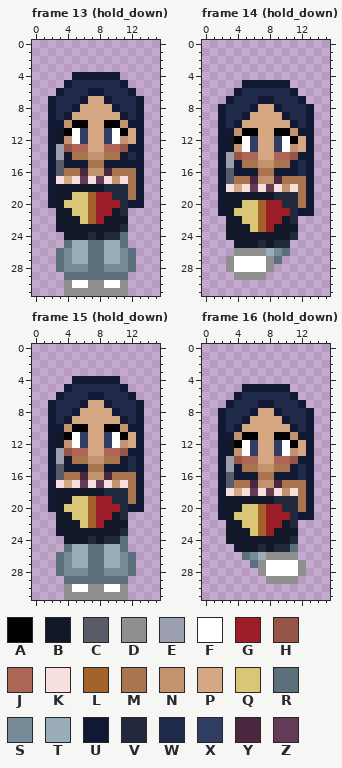
Edited in one commit: pixel-art file (art/player_demo.aseprite). Above is the file before it was changed.
16x32 pixels, 24 frames. Shown: frame 13 (hold_down), frame 14 (hold_down), frame 15 (hold_down), frame 16 (hold_down). The commit also changed other frames, which this record leaves out.
Visible layers, top first: "emf", "body".
Palette (. is transparent): A #000000  B #131829  C #585c68  D #8f8f8f  E #9a9ead  F #ffffff  G #9c1d28  H #975547  J #ad6556  K #f7dfdf  L #a26229  M #aa754e  N #c3936f  P #d6a783  Q #d9c777  R #5c707b  S #768b97  T #9badb7  U #101834  V #23293c  W #1f294a  X #313d63  Y #4a273f  Z #633b56
Pixels before, frame 13 (hold_down), first column x 2:
 4 ...UUUUUU...
 5 ..UWWWWWWU..
 6 .UWWWUUWWWU.
 7 UWWWUPPUWWWU
 8 UWWUPPPPUWWU
 9 UWUPPPPPPUWU
10 UUNAAPPAANUU
11 UBAFXPPXFAPU
12 UBNFXPPXFNPU
13 UEHJJPPJJHUU
14 UEUMMNNMMUWU
15 UCUUUMMUUUUU
16 UCMMYNNYMMMU
17 UKPKZKZKNKMU
18 UBBBBBBVVVMU
19 UBBQQLGGVVMU
20 UBQQQLGGGVUU
21 .BBQQLGGBV..
22 .BBBQLGBBB..
23 .BBBBBBBBV..
24 ..BBBVBVVR..
25 ..RTTRRTTR..
26 .RSTTRRTTSR.
27 .RSTTRRTTSR.
28 .RSSSRRSSSR.
29 ..RRRRRRRR..
30 ..DFFDDFFD..
31 ..DDDDDDDD..
Pixels before, frame 14 (hold_down), first column x 2:
 5 ...UUUUUU...
 6 ..UWWWWWWU..
 7 .UWWWUUWWWU.
 8 UWWWUPPUWWWU
 9 UWWUPPPPUWWU
10 UWUPPPPPPUWU
11 UUNAAPPAANUU
12 UBAFXPPXFAPU
13 UBNFXPPXFNPU
14 UEHJJPPJJHUU
15 UEUMMNNMMUWU
16 UCUUUMMUUUWU
17 UCMMYNNYMMMU
18 UKPKZKZKNKMU
19 UBBBBBBVVVMU
20 UBBQQLGGVVMU
21 UBQQQLGGGVUU
22 .BBQQLGGBV..
23 .BBBQLGBBB..
24 .BBBBBBBBV..
25 ..BBBVBVV...
26 ..DDDDTSR...
27 .DFFFFDR....
28 .DFFFFD.....
29 ..DDDD......
Pixels before, frame 15 (hold_down), first column x 2:
 4 ...UUUUUU...
 5 ..UWWWWWWU..
 6 .UWWWUUWWWU.
 7 UWWWUPPUWWWU
 8 UWWUPPPPUWWU
 9 UWUPPPPPPUWU
10 UUNAAPPAANUU
11 UBAFXPPXFAPU
12 UBNFXPPXFNPU
13 UEHJJPPJJHUU
14 UEUMMNNMMUWU
15 UCUUUMMUUUWU
16 UCMMYNNYMMMU
17 UKPKZKZKNKMU
18 UBBBBBBVVVMU
19 UBBQQLGGVVMU
20 UBQQQLGGGVUU
21 .BBQQLGGBV..
22 .BBBQLGBBB..
23 .BBBBBBBBV..
24 ..BBBVBVVR..
25 ..RTTRRTTR..
26 .RSTTRRTTSR.
27 .RSTTRRTTSR.
28 .RSSSRRSSSR.
29 ..RRRRRRRR..
30 ..DFFDDFFD..
31 ..DDDDDDDD..
Pixels before, frame 16 (hold_down), first column x 2:
 5 ...UUUUUU...
 6 ..UWWWWWWU..
 7 .UWWWUUWWWU.
 8 UWWWUPPUWWWU
 9 UWWUPPPPUWWU
10 UWUPPPPPPUWU
11 UUNAAPPAANUU
12 UBAFXPPXFAPU
13 UBNFXPPXFNPU
14 UEHJJPPJJHUU
15 UEUMMNNMMUWU
16 UCUUUMMUUUWU
17 UCMMYNNYMMMU
18 UKPKZKZKNKMU
19 UBBBBBBVVVMU
20 UBBQQLGGVVMU
21 UBQQQLGGGVUU
22 .BBQQLGGBV..
23 .BBBQLGBBB..
24 .BBBBBBBBV..
25 ..BBBVBVVR..
26 ...RSTDDDD..
27 ....RDFFFFD.
28 .....DFFFFD.
29 ......DDDD..
Once edited:
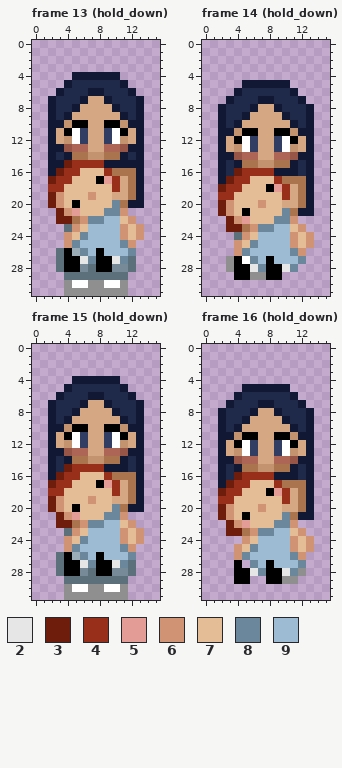
Colours new in this view: 2 #e6e6e6  3 #6e1c0b  4 #972f1a  5 #e49d96  6 #d09474  7 #e4bc96  8 #6b879c  9 #9dbcd3
Changes in this commit:
layer "emf" now hidden
layer "doll" now shown
Changed rows in their new state; - is an unchanged pixel.
Frame 13 (hold_down):
first column x 2:
11 -P----------
12 -P----------
13 -U----------
14 -W----------
15 -U34444-----
16 -3447774----
17 344777A54P--
18 447777774P--
19 36777677PP--
20 367A77778M--
21 -365777886--
22 -33M6889976-
23 -.R679999676
24 --6789999676
25 --689999986-
26 --A-89A9998-
27 --AA28AA28--
28 --AA--AA----
Frame 14 (hold_down):
first column x 2:
12 -P----------
13 -P----------
14 -U----------
15 -W----------
16 -W34444-----
17 -3447774----
18 344777A54P--
19 447777774P--
20 36777677PP--
21 367A77778M--
22 -365777886--
23 -33M6889976-
24 -.R679999676
25 --6789999676
26 --689999986-
27 --A-89A9998-
28 --AA28AA28--
29 --AA--AA----
Frame 15 (hold_down):
first column x 2:
11 -P----------
12 -P----------
13 -U----------
14 -W----------
15 -W34444-----
16 -3447774----
17 344777A54P--
18 447777774P--
19 36777677PP--
20 367A77778M--
21 -365777886--
22 -33M6889976-
23 -.R679999676
24 --6789999676
25 --689999986-
26 --A-89A9998-
27 --AA28AA28--
28 --AA--AA----
Frame 16 (hold_down):
first column x 2:
12 -P----------
13 -P----------
14 -U----------
15 -W----------
16 -W34444-----
17 -3447774----
18 344777A54P--
19 447777774P--
20 36777677PP--
21 367A77778M--
22 -365777886--
23 -33M6889976-
24 -..679999676
25 --6789999676
26 --689999986-
27 --A-89A9998-
28 --AA28AA28--
29 --AA--AA----
Changed places in both pictures, as pixel boxes (x1, y1, x2, y2):
changed: (48, 128, 144, 272)
changed: (218, 136, 314, 280)
changed: (48, 432, 144, 576)
changed: (218, 440, 314, 584)
